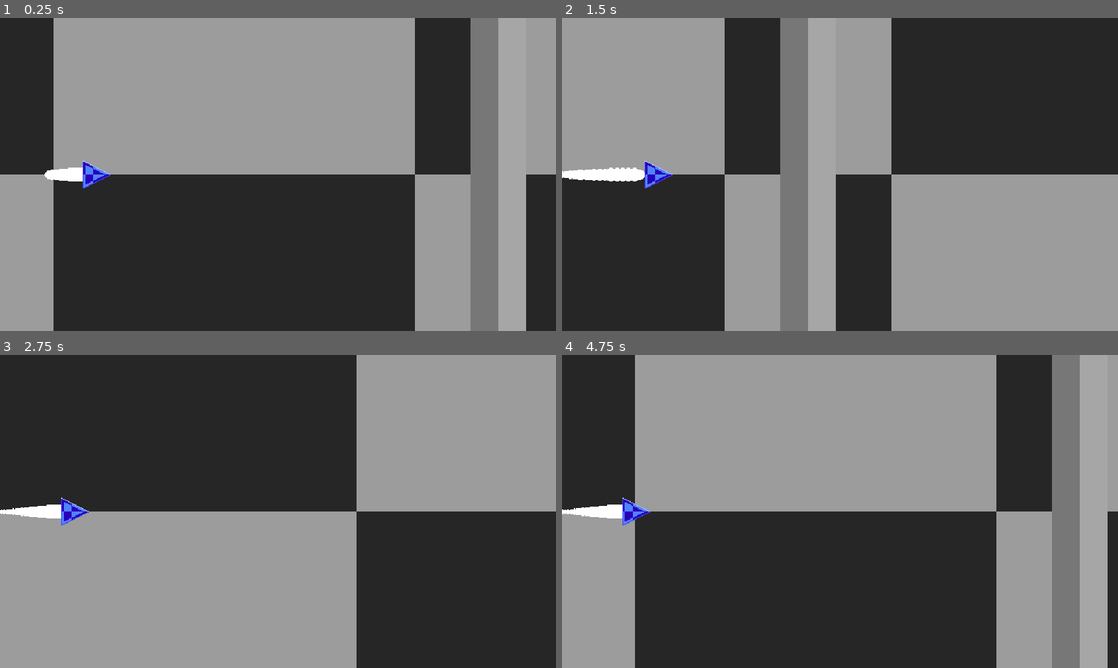
Above: before the commit, frames 1-4 (two rows, left to right).
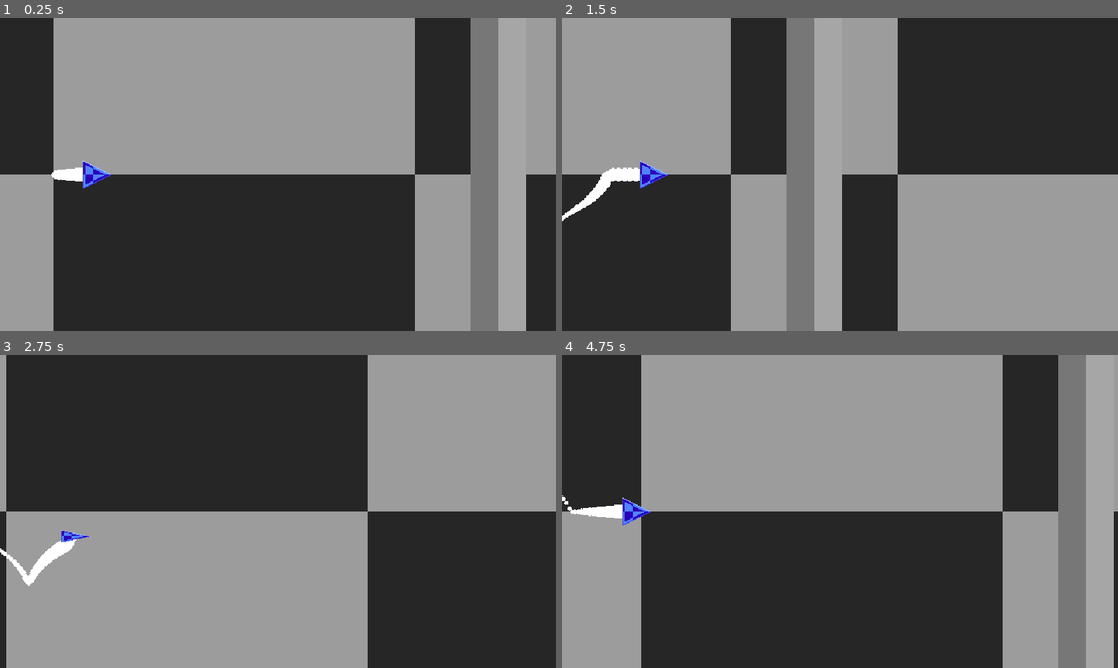
Above: after the commit, the same moments.

Repository: woliveira82/redot-aircraft-prototype
Game: Godot game, scene res://main.tscn
Same seed, same stepped clock (60 frames per second), same inputs: the game is played once before the commit and once after it.
Inputs:
- Up to frame 1 (0.25 s): no input
- Up to frame 2 (1.5 s): hold E (high_g_barrel_right, bound only after the commit) 0.53-1.28 s; tap Ctrl (g_turn) at 0.6, 1.35 s; hold Down (move_down) from 1.28 s (still down)
- Up to frame 3 (2.75 s): release Down (move_down) at 2.03 s; hold E (high_g_barrel_right, bound only after the commit) from 2.03 s (still down); tap Ctrl (g_turn) at 2.1 s
- Up to frame 4 (4.75 s): release E (high_g_barrel_right, bound only after the commit) at 2.78 s; hold Up (move_up) 2.78-3.53 s; tap Ctrl (g_turn) at 2.85, 3.6, 4.35 s; hold Q (high_g_barrel_left, bound only after the commit) from 3.53 s (still down)

The runs differ from the first frame. In frame 1, less than 0.1% of the frame differs, in the area x 8-14%, y 47-53%; in frame 2, 5.8%, in the area x 0-61%, y 0-100%; in frame 3, 4.2%; in frame 4, 5.1%.

Commit message:
feat: maneuvering, fix signals

Diff:
--- a/globals/input_handler.gd
+++ b/globals/input_handler.gd
@@ -1,18 +1,21 @@
 extends Node
 
-signal on_g_turn_on
-signal on_g_turn_off
+signal on_g_turn_pressed
 signal on_high_g_barrel_left
 signal on_high_g_barrel_right
 
 
 func _input(event: InputEvent) -> void:
 	if event.is_action("g_turn"):
+		on_g_turn_pressed.emit(event.is_pressed())
+
+	elif event.is_action("high_g_barrel_left"):
 		if event.is_pressed():
-			on_g_turn_on.emit()
+			on_high_g_barrel_left.emit()
 
-		else:
-			on_g_turn_off.emit()
+	elif event.is_action("high_g_barrel_right"):
+		if event.is_pressed():
+			on_high_g_barrel_right.emit()
 
 
 func get_input_direction() -> Vector2:
@@ -21,4 +24,4 @@
 	direction.x = Input.get_axis("move_left", "move_right")
 	direction.y = Input.get_axis("move_up", "move_down")
 
-	return direction.normalized()
+	return direction
--- a/player/player.gd
+++ b/player/player.gd
@@ -5,24 +5,38 @@
 var _turn_angle := 0.8
 var _g_turn_angle := 1.6
 var _g_turn_on := false
+var maneuvering := false
 
 @onready var remote_transform_2d: RemoteTransform2D = $RemoteTransform2D
+@onready var animation_player: AnimationPlayer = $AnimationPlayer
 
 
 func _ready() -> void:
-	InputHandler.on_g_turn_off.connect(_set_g_force, false)
-	InputHandler.on_g_turn_on.connect(_set_g_force, true)
+	InputHandler.on_g_turn_pressed.connect(_set_g_force)
+	InputHandler.on_high_g_barrel_left.connect(_on_high_g_barrel_left)
+	InputHandler.on_high_g_barrel_right.connect(_on_high_g_barrel_right)
 
 
 func _process(delta: float) -> void:
-	var turn_angle: float = _g_turn_angle if _g_turn_on else _turn_angle
+	var turn_angle: float
+	var control: Vector2
+	var speed: float
 
-	var control: Vector2 = InputHandler.get_input_direction()
-	var speed: float = _average_speed
-	if control.y > 0.0:
-		speed = _afterburn_speed * control.y
-	elif control.y < 0.0:
-		speed = _average_speed / (1.0 + abs(control.y))
+	if maneuvering:
+		turn_angle = _turn_angle
+		control = Vector2.ZERO
+		speed = _average_speed
+
+	else:
+		turn_angle = _g_turn_angle if _g_turn_on else _turn_angle
+
+		control = InputHandler.get_input_direction()
+		if control.y > 0.0:
+			speed = _afterburn_speed * control.y
+		elif control.y < 0.0:
+			speed = _average_speed / (1.0 + abs(control.y))
+		else:
+			speed = _average_speed
 
 	var direction = Vector2.from_angle(rotation)
 	_adjust_remote_transform_position(direction)
@@ -37,3 +51,17 @@
 
 func _set_g_force(g_force: bool):
 	_g_turn_on = g_force
+
+
+func _on_high_g_barrel_left():
+	maneuvering = true
+	animation_player.play("high_g_barrel_left")
+
+
+func _on_high_g_barrel_right():
+	maneuvering = true
+	animation_player.play("high_g_barrel_right")
+
+
+func turn_off_maneuvering():
+	maneuvering = false
--- a/player/player.tscn
+++ b/player/player.tscn
@@ -13,20 +13,220 @@
 offsets = PackedFloat32Array(0, 0.513333, 1)
 colors = PackedColorArray(1, 1, 1, 1, 1, 1, 1, 1, 1, 1, 1, 0)
 
+[sub_resource type="CircleShape2D" id="CircleShape2D_yfxhl"]
+
+[sub_resource type="Animation" id="Animation_fhq0u"]
+resource_name = "high_g_barrel_right"
+length = 0.8
+tracks/0/type = "value"
+tracks/0/imported = false
+tracks/0/enabled = true
+tracks/0/path = NodePath("Sprite2D:position")
+tracks/0/interp = 2
+tracks/0/loop_wrap = true
+tracks/0/keys = {
+"times": PackedFloat32Array(0, 0.0333333, 0.366667, 0.4, 0.433333, 0.766667, 0.8),
+"transitions": PackedFloat32Array(1, 1, 1, 1, 1, 1, 1),
+"update": 0,
+"values": [Vector2(0, 0), Vector2(0, 10), Vector2(0, 70), Vector2(0, 80), Vector2(0, 70), Vector2(0, 10), Vector2(0, 0)]
+}
+tracks/1/type = "value"
+tracks/1/imported = false
+tracks/1/enabled = true
+tracks/1/path = NodePath("Sprite2D:scale")
+tracks/1/interp = 2
+tracks/1/loop_wrap = true
+tracks/1/keys = {
+"times": PackedFloat32Array(0, 0.2, 0.4, 0.6, 0.8),
+"transitions": PackedFloat32Array(1, 1, 1, 1, 1),
+"update": 0,
+"values": [Vector2(1, 1), Vector2(0.1, 1), Vector2(1, 1), Vector2(0.1, 1), Vector2(1, 1)]
+}
+tracks/2/type = "method"
+tracks/2/imported = false
+tracks/2/enabled = true
+tracks/2/path = NodePath(".")
+tracks/2/interp = 1
+tracks/2/loop_wrap = true
+tracks/2/keys = {
+"times": PackedFloat32Array(0.8),
+"transitions": PackedFloat32Array(1),
+"values": [{
+"args": [],
+"method": &"turn_off_maneuvering"
+}]
+}
+tracks/3/type = "value"
+tracks/3/imported = false
+tracks/3/enabled = true
+tracks/3/path = NodePath("Sprite2D/Area2D:monitoring")
+tracks/3/interp = 1
+tracks/3/loop_wrap = true
+tracks/3/keys = {
+"times": PackedFloat32Array(0, 0.0333333, 0.766667),
+"transitions": PackedFloat32Array(1, 1, 1),
+"update": 1,
+"values": [true, false, true]
+}
+tracks/4/type = "value"
+tracks/4/imported = false
+tracks/4/enabled = true
+tracks/4/path = NodePath("Sprite2D/Area2D:monitorable")
+tracks/4/interp = 1
+tracks/4/loop_wrap = true
+tracks/4/keys = {
+"times": PackedFloat32Array(0, 0.0333333, 0.766667),
+"transitions": PackedFloat32Array(1, 1, 1),
+"update": 1,
+"values": [true, false, true]
+}
+
+[sub_resource type="Animation" id="Animation_kx6lq"]
+length = 0.001
+tracks/0/type = "value"
+tracks/0/imported = false
+tracks/0/enabled = true
+tracks/0/path = NodePath("Sprite2D:position")
+tracks/0/interp = 1
+tracks/0/loop_wrap = true
+tracks/0/keys = {
+"times": PackedFloat32Array(0),
+"transitions": PackedFloat32Array(1),
+"update": 0,
+"values": [Vector2(0, 0)]
+}
+tracks/1/type = "value"
+tracks/1/imported = false
+tracks/1/enabled = true
+tracks/1/path = NodePath("Sprite2D:scale")
+tracks/1/interp = 1
+tracks/1/loop_wrap = true
+tracks/1/keys = {
+"times": PackedFloat32Array(0),
+"transitions": PackedFloat32Array(1),
+"update": 0,
+"values": [Vector2(1, 1)]
+}
+tracks/2/type = "value"
+tracks/2/imported = false
+tracks/2/enabled = true
+tracks/2/path = NodePath("Sprite2D/Area2D:monitoring")
+tracks/2/interp = 1
+tracks/2/loop_wrap = true
+tracks/2/keys = {
+"times": PackedFloat32Array(0),
+"transitions": PackedFloat32Array(1),
+"update": 1,
+"values": [true]
+}
+tracks/3/type = "value"
+tracks/3/imported = false
+tracks/3/enabled = true
+tracks/3/path = NodePath("Sprite2D/Area2D:monitorable")
+tracks/3/interp = 1
+tracks/3/loop_wrap = true
+tracks/3/keys = {
+"times": PackedFloat32Array(0),
+"transitions": PackedFloat32Array(1),
+"update": 1,
+"values": [true]
+}
+
+[sub_resource type="Animation" id="Animation_yqgv3"]
+resource_name = "high_g_barrel_left"
+length = 0.8
+tracks/0/type = "value"
+tracks/0/imported = false
+tracks/0/enabled = true
+tracks/0/path = NodePath("Sprite2D:position")
+tracks/0/interp = 2
+tracks/0/loop_wrap = true
+tracks/0/keys = {
+"times": PackedFloat32Array(0, 0.0333333, 0.366667, 0.4, 0.433333, 0.766667, 0.8),
+"transitions": PackedFloat32Array(1, 1, 1, 1, 1, 1, 1),
+"update": 0,
+"values": [Vector2(0, 0), Vector2(0, -10), Vector2(0, -70), Vector2(0, -80), Vector2(0, -70), Vector2(0, -10), Vector2(0, 0)]
+}
+tracks/1/type = "value"
+tracks/1/imported = false
+tracks/1/enabled = true
+tracks/1/path = NodePath("Sprite2D:scale")
+tracks/1/interp = 1
+tracks/1/loop_wrap = true
+tracks/1/keys = {
+"times": PackedFloat32Array(0, 0.2, 0.4, 0.6, 0.8),
+"transitions": PackedFloat32Array(1, 1, 1, 1, 1),
+"update": 0,
+"values": [Vector2(1, 1), Vector2(0.1, 1), Vector2(1, 1), Vector2(0.1, 1), Vector2(1, 1)]
+}
+tracks/2/type = "method"
+tracks/2/imported = false
+tracks/2/enabled = true
+tracks/2/path = NodePath(".")
+tracks/2/interp = 1
+tracks/2/loop_wrap = true
+tracks/2/keys = {
+"times": PackedFloat32Array(0.6),
+"transitions": PackedFloat32Array(1),
+"values": [{
+"args": [],
+"method": &"turn_off_maneuvering"
+}]
+}
+tracks/3/type = "value"
+tracks/3/imported = false
+tracks/3/enabled = true
+tracks/3/path = NodePath("Sprite2D/Area2D:monitoring")
+tracks/3/interp = 1
+tracks/3/loop_wrap = true
+tracks/3/keys = {
+"times": PackedFloat32Array(0, 0.0333333, 0.766667),
+"transitions": PackedFloat32Array(1, 1, 1),
+"update": 1,
+"values": [true, false, true]
+}
+tracks/4/type = "value"
+tracks/4/imported = false
+tracks/4/enabled = true
+tracks/4/path = NodePath("Sprite2D/Area2D:monitorable")
+tracks/4/interp = 1
+tracks/4/loop_wrap = true
+tracks/4/keys = {
+"times": PackedFloat32Array(0, 0.0333333, 0.766667),
+"transitions": PackedFloat32Array(1, 1, 1),
+"update": 1,
+"values": [true, false, true]
+}
+
+[sub_resource type="AnimationLibrary" id="AnimationLibrary_8gbd8"]
+_data = {
+"RESET": SubResource("Animation_kx6lq"),
+"high_g_barrel_left": SubResource("Animation_yqgv3"),
+"high_g_barrel_right": SubResource("Animation_fhq0u")
+}
+
 [node name="Player" type="Node2D"]
 script = ExtResource("1_rjy3b")
 
-[node name="CPUParticles2D" type="CPUParticles2D" parent="."]
-position = Vector2(-8, 0)
+[node name="Sprite2D" type="Sprite2D" parent="."]
+rotation = 1.5708
+texture = ExtResource("1_wtqe5")
+
+[node name="CPUParticles2D" type="CPUParticles2D" parent="Sprite2D"]
+show_behind_parent = true
+rotation = -1.5708
 amount = 64
 texture = ExtResource("2_sm18u")
 gravity = Vector2(0, 0)
 scale_amount_curve = SubResource("Curve_jgwmn")
 color_ramp = SubResource("Gradient_k86wc")
 
-[node name="Sprite2D" type="Sprite2D" parent="."]
-rotation = 1.5708
-texture = ExtResource("1_wtqe5")
+[node name="Area2D" type="Area2D" parent="Sprite2D"]
+rotation = -1.5708
+
+[node name="CollisionShape2D" type="CollisionShape2D" parent="Sprite2D/Area2D"]
+position = Vector2(-5, 0)
+shape = SubResource("CircleShape2D_yfxhl")
 
 [node name="RemoteTransform2D" type="RemoteTransform2D" parent="."]
 position = Vector2(150, 0)
@@ -34,3 +234,6 @@
 update_rotation = false
 
 [node name="AnimationPlayer" type="AnimationPlayer" parent="."]
+libraries = {
+"": SubResource("AnimationLibrary_8gbd8")
+}
--- a/project.godot
+++ b/project.godot
@@ -59,6 +59,16 @@
 , Object(InputEventKey,"resource_local_to_scene":false,"resource_name":"","device":-1,"window_id":0,"alt_pressed":false …(182 unchanged characters)…
 ]
 }
+high_g_barrel_left={
+"deadzone": 0.5,
+"events": [Object(InputEventKey,"resource_local_to_scene":false,"resource_name":"","device":-1,"window_id":0,"alt_pressed":false,"shift_pressed":false,"ctrl_pressed":false,"meta_pressed":false,"pressed":false,"keycode":0,"physical_keycode":81,"key_label":0,"unicode":113,"location":0,"echo":false,"script":null)
+]
+}
+high_g_barrel_right={
+"deadzone": 0.5,
+"events": [Object(InputEventKey,"resource_local_to_scene":false,"resource_name":"","device":-1,"window_id":0,"alt_pressed":false,"shift_pressed":false,"ctrl_pressed":false,"meta_pressed":false,"pressed":false,"keycode":0,"physical_keycode":69,"key_label":0,"unicode":101,"location":0,"echo":false,"script":null)
+]
+}
 
 [rendering]
 
Not shown: 1 places in player/player.tscn that only renumber resources
